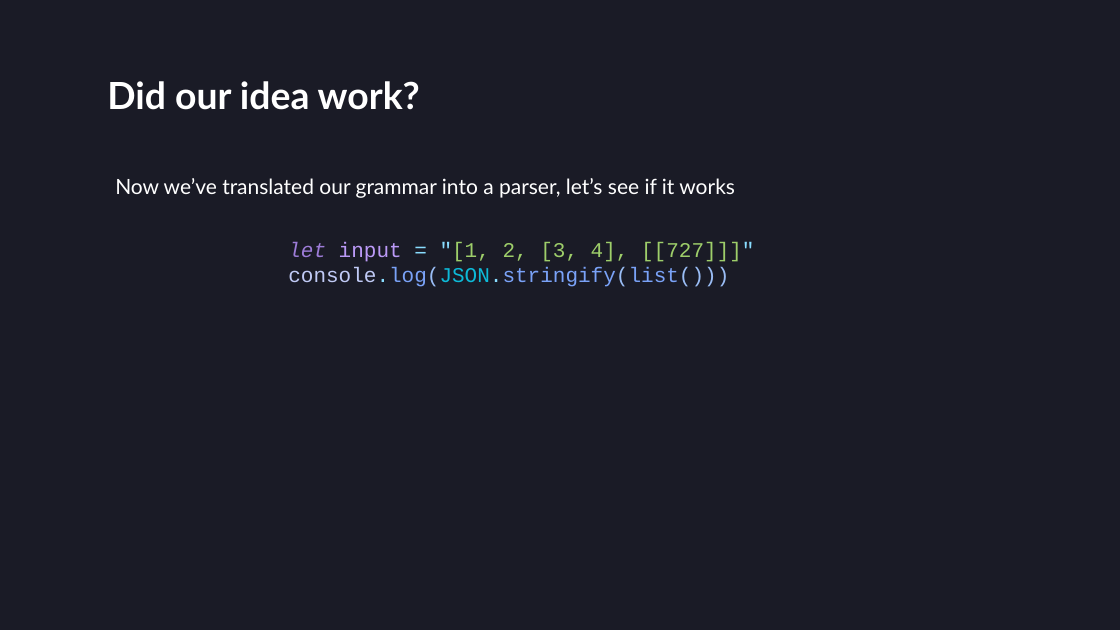
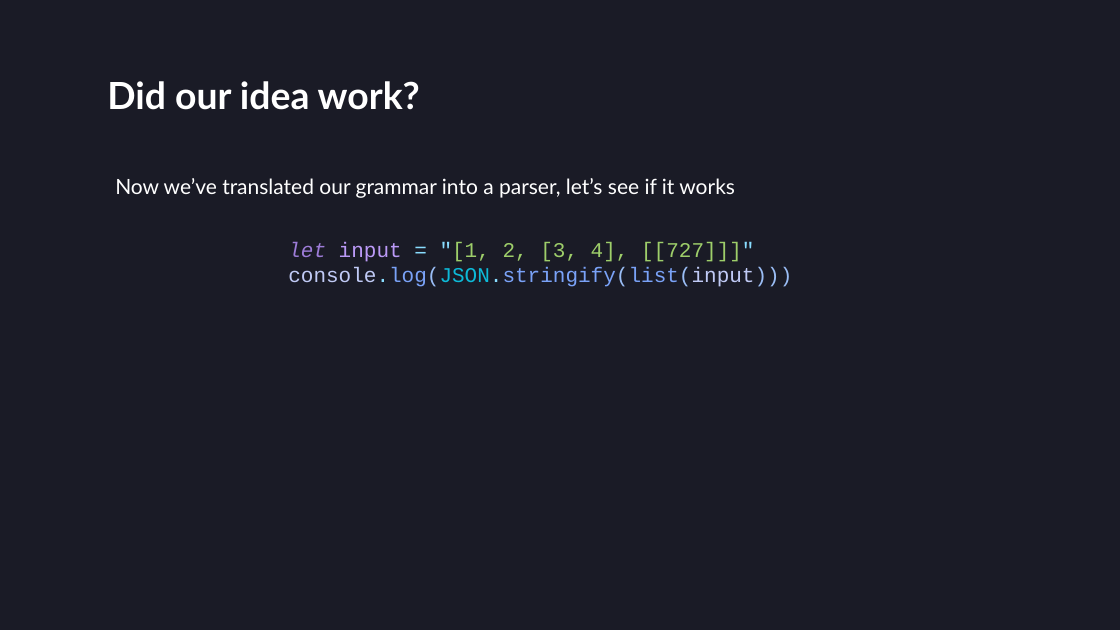
Before and after one commit to villuna/parsers-talk, a slide deck: slide 77 of presentation/presentation.pptx. Drawn at 1120x630 pixels with LibreOffice and Linux fonts; fonts in the diff are those of the drawing. Boxes give left, top, right and bottom in pixels: in the first picture for what was removed or moved away, otherwise in the second. Text is boxed around its words. In the diff, an @@ line names an element or a change of style, - is before the commit and + after.

```diff
--- a/presentation/presentation.pptx
+++ b/presentation/presentation.pptx
@@ text at [288, 267, 792, 287]: text changed @@
-console.log(JSON.stringify(list()))
+console.log(JSON.stringify(list(input)))
```
Also in this commit, not shown: 3 other slides changed.
